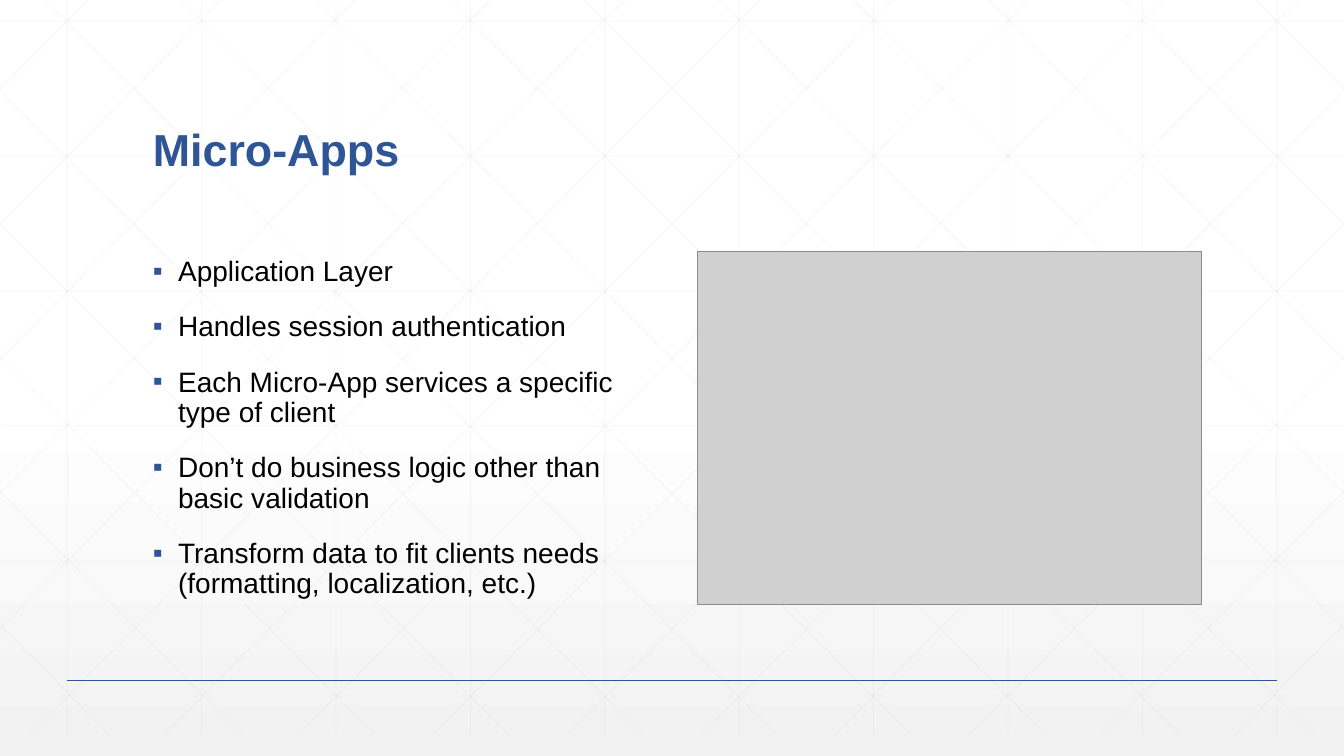
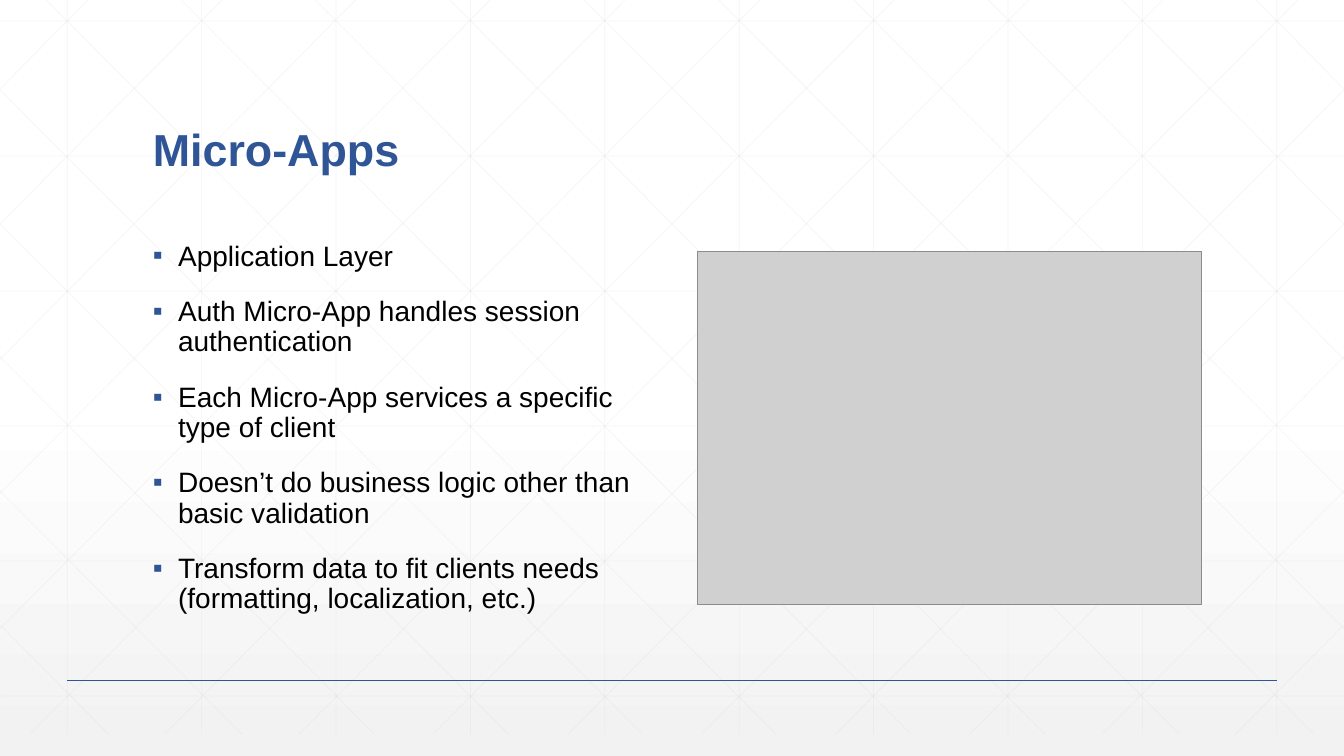
Before and after one commit to lexibrown/Skydot, a slide deck: slide 10 of documentation/presentation.pptx. Drawn at 1344x756 pixels with LibreOffice and Linux fonts; fonts in the diff are those of the drawing; grey boxes stand for pictures. Boxes give left, top, right and bottom in pixels: in the first picture for what was removed or moved away, otherwise in the second. Text is boxed around its words. In the diff, an @@ line names an element or a change of style, - is before the commit and + after.

```diff
--- a/documentation/presentation.pptx
+++ b/documentation/presentation.pptx
@@ text at [178, 300, 580, 352]: text changed @@
-▪ Handles session authentication
+▪ Auth Micro-App handles session authentication
@@ text at [178, 471, 629, 524]: text changed @@
-▪ Don’t do business logic other than basic validation
+▪ Doesn’t do business logic other than basic validation
```
Also in this commit, not shown: 7 other slides changed, 2 slides added, 4 slides removed, 3 other files.
